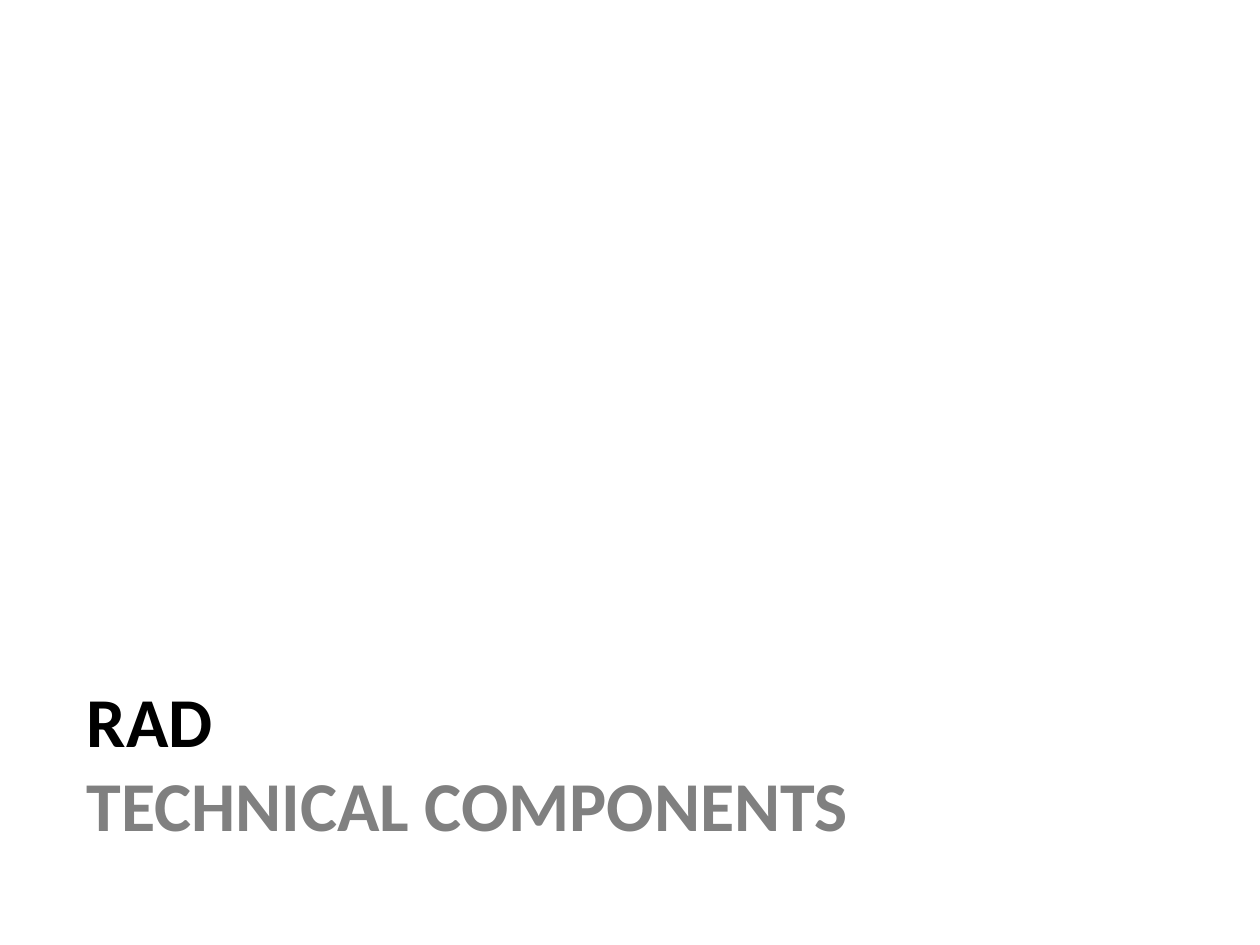
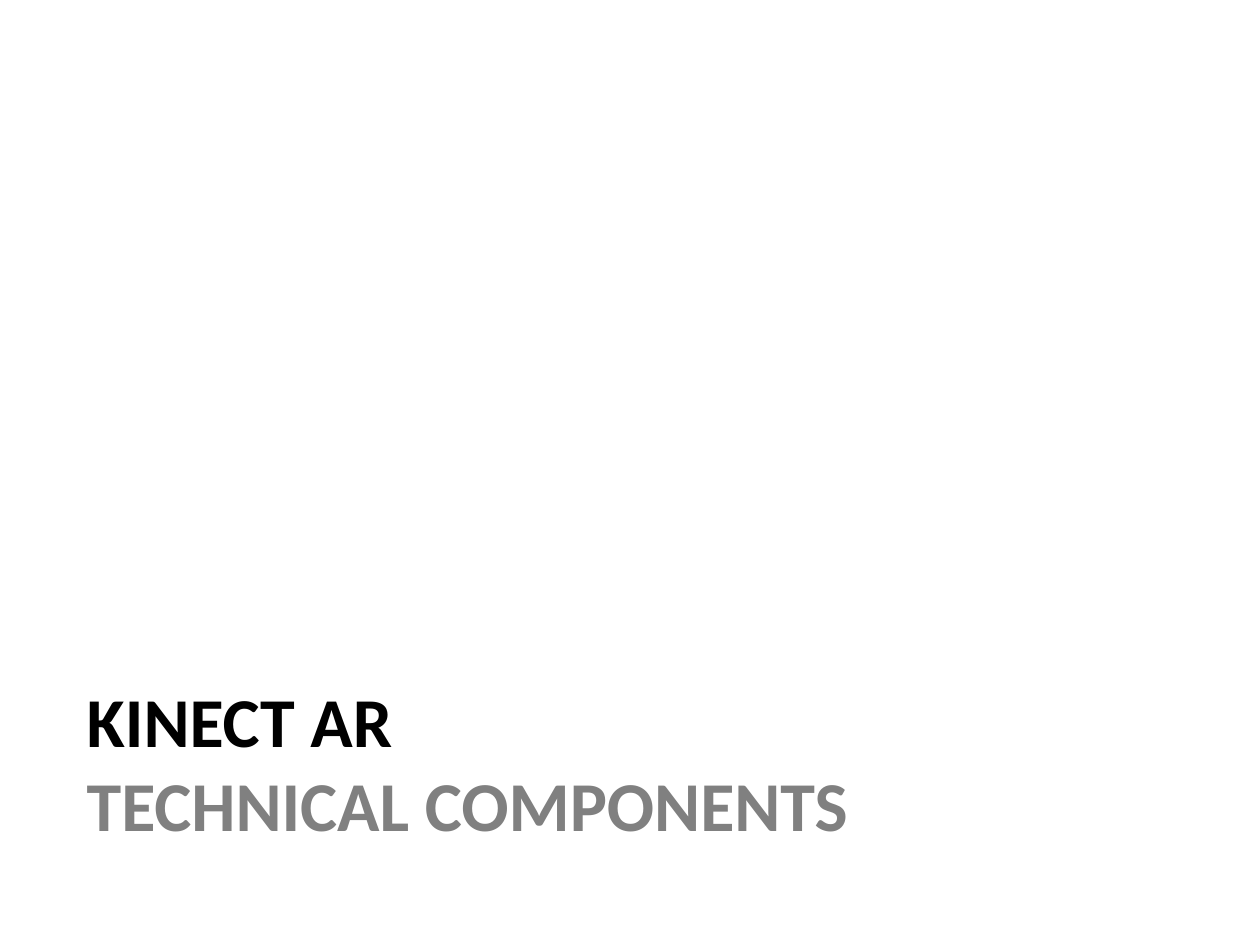
Before and after one commit to 2-REC/unity-kinect-xr, a slide deck: slide 1 of docs/KINECT_AR.pptx. Drawn at 1260x945 pixels with LibreOffice and Linux fonts; fonts in the diff are those of the drawing. Boxes give left, top, right and bottom in pixels: in the first picture for what was removed or moved away, otherwise in the second. Text is boxed around its words. In the diff, an @@ line names an element or a change of style, - is before the commit and + after.

Commit message:
Added Kinect colour tracking initial info

```diff
--- a/docs/KINECT_AR.pptx
+++ b/docs/KINECT_AR.pptx
@@ text at bbox=[87, 701, 392, 748]: text changed @@
-RAD
+KINECT AR
```
Also in this commit, not shown: 5 other files.
